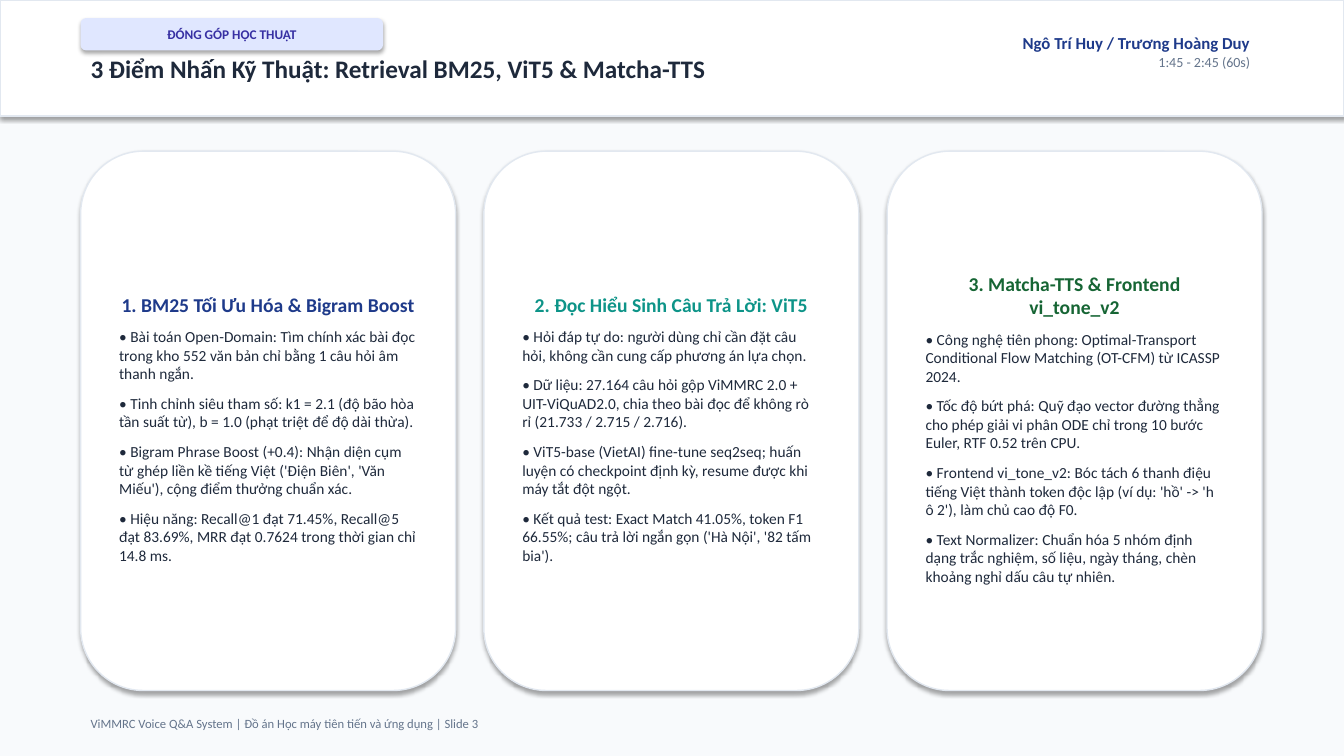
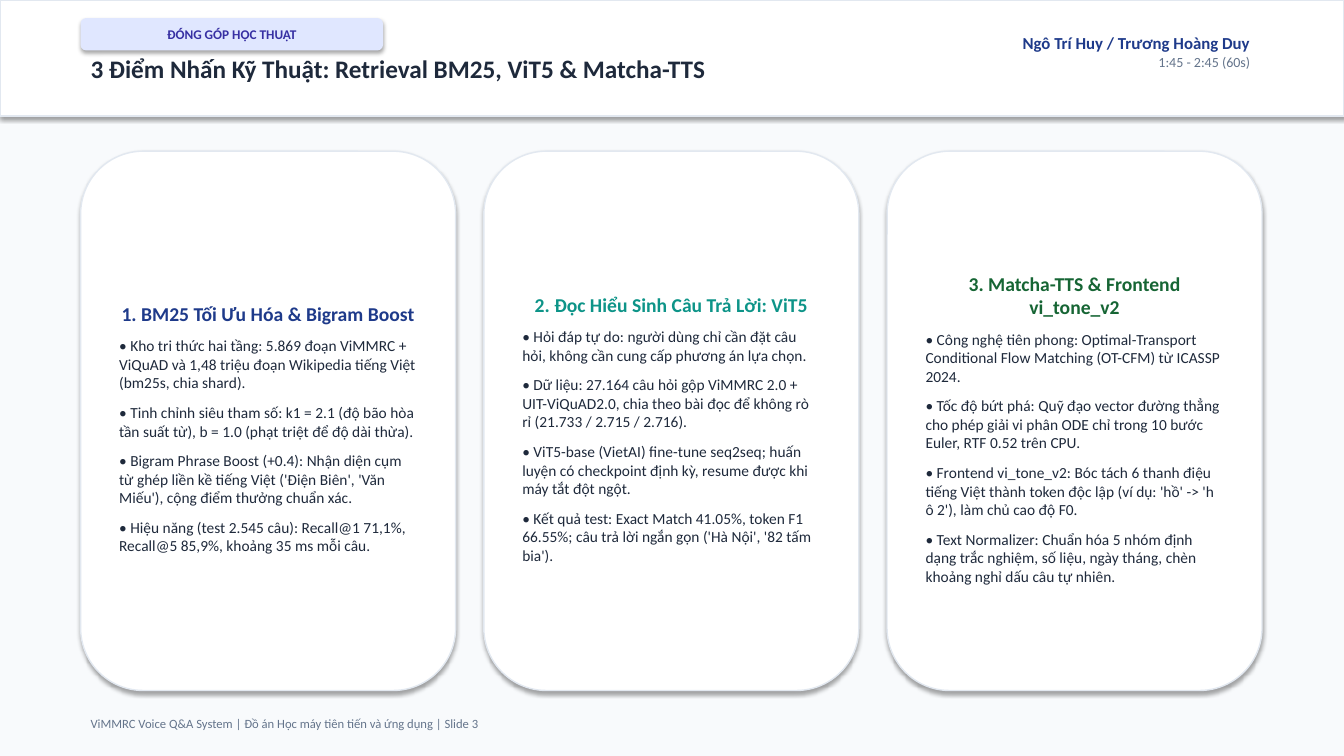
Before and after one commit to ngohuy04022000/vimmrc-qa-voice, a slide deck: slide 3 of docs/ViMMRC_Presentation_5min.pptx. Drawn at 1344x756 pixels with LibreOffice and Linux fonts; fonts in the diff are those of the drawing. Boxes give left, top, right and bottom in pixels: in the first picture for what was removed or moved away, otherwise in the second. Text is boxed around its words. In the diff, an @@ line names an element or a change of style, - is before the commit and + after.

```diff
--- a/docs/ViMMRC_Presentation_5min.pptx
+++ b/docs/ViMMRC_Presentation_5min.pptx
@@ text in rounded rectangle at <box>119,339,415,390</box>: text changed @@
-• Bài toán Open-Domain: Tìm chính xác bài đọc trong kho 552 văn bản chỉ bằng 1 câu hỏi âm thanh ngắn.
+• Kho tri thức hai tầng: 5.869 đoạn ViMMRC + ViQuAD và 1,48 triệu đoạn Wikipedia tiếng Việt (bm25s, chia shard).
@@ text in rounded rectangle at <box>119,522,405,554</box>: text changed @@
-• Hiệu năng: Recall@1 đạt 71.45%, Recall@5 đạt 83.69%, MRR đạt 0.7624 trong thời gian chỉ 14.8 ms.
+• Hiệu năng (test 2.545 câu): Recall@1 71,1%, Recall@5 85,9%, khoảng 35 ms mỗi câu.
```
Also in this commit, not shown: 3 other slides changed, 14 other files.
